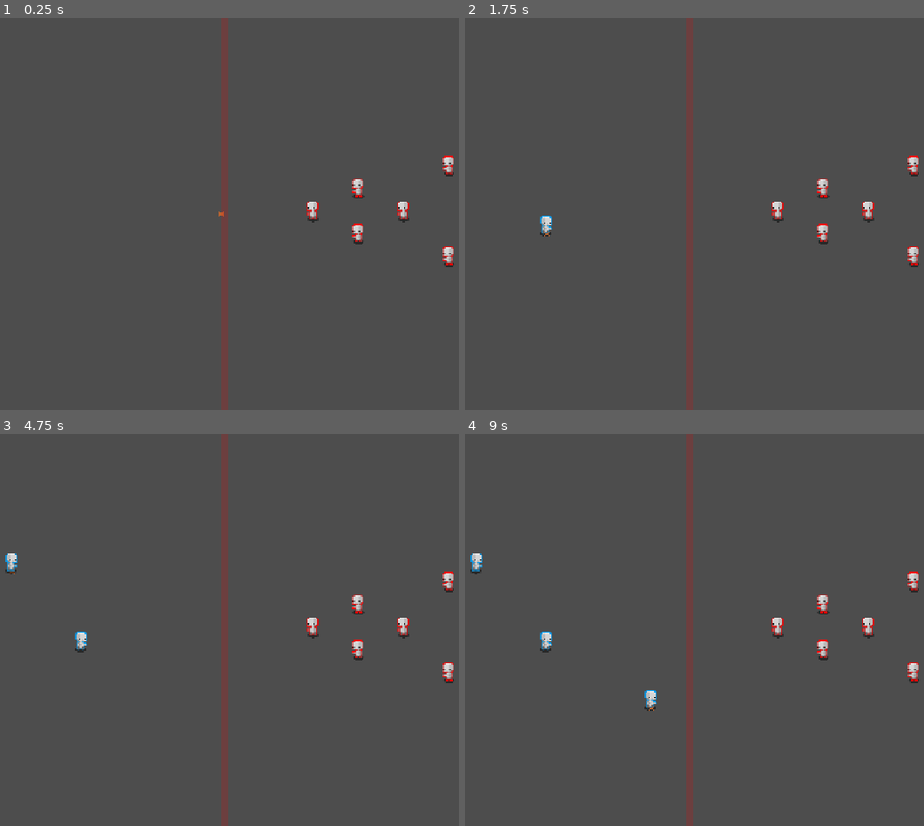
Above: before the commit, frames 1-4 (two rows, left to right).
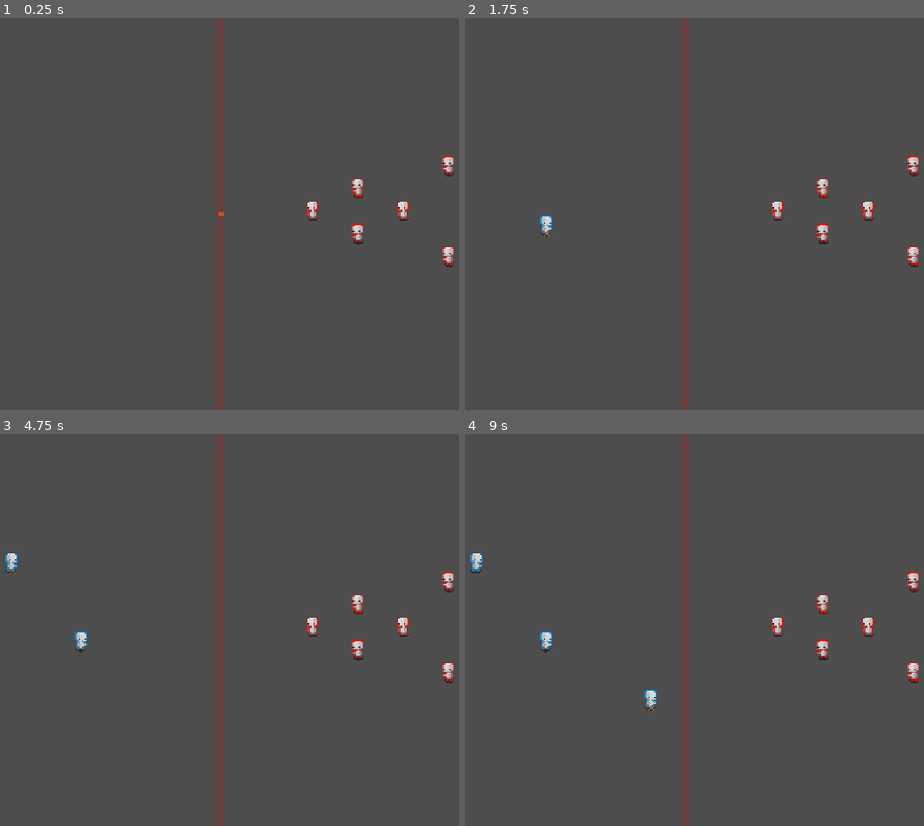
Above: after the commit, the same moments.

Repository: TagReaper/Eclipse-Jam
Game: Godot game, scene res://Levels/test_level.tscn
Same seed, same stepped clock (60 frames per second), same inputs: the game is played once before the commit and once after it.
Inputs (mouse positions are in pixels of both pictures, inside the frame that each line leads up to):
- Up to frame 1 (0.25 s): no input
- Up to frame 2 (1.75 s): tap Enter at 0.5 s; move the mouse to (841, 194) at 0.52 s; press the mouse at (841, 194) at 0.53 s; hold R (SpeedUp) 0.53-1.28 s; tap Space (Pause) at 1.25 s; move the mouse to (547, 233) at 1.27 s; release the mouse at (547, 233) at 1.28 s; tap Tab (End) at 1.35 s; click (547, 233) at 1.55 s
- Up to frame 3 (4.75 s): tap Enter at 2 s; move the mouse to (289, 543) at 2.02 s; hold Right mouse button (RemoveSummon) 2.03-2.78 s; hold R (SpeedUp) 2.03-3.53 s; click (289, 543) at 2.3 s; tap Space (Pause) at 2.75 s; move the mouse to (188, 708) at 2.77 s; click (188, 708) at 2.85 s; move the mouse to (431, 688) at 3.52 s; press the mouse at (431, 688) at 3.53 s; move the mouse to (13, 571) at 4.27 s; release the mouse at (13, 571) at 4.28 s; tap Tab (End) at 4.35 s; click (13, 571) at 4.55 s
- Up to frame 4 (9 s): tap Enter at 5 s; move the mouse to (722, 630) at 5.02 s; hold Right mouse button (RemoveSummon) 5.03-5.78 s; click (722, 630) at 5.3 s; tap Space (Pause) at 5.75 s; move the mouse to (579, 532) at 5.77 s; hold R (SpeedUp) 5.78-8.03 s; click (579, 532) at 5.85 s; move the mouse to (841, 610) at 6.52 s; press the mouse at (841, 610) at 6.53 s; move the mouse to (547, 649) at 7.27 s; release the mouse at (547, 649) at 7.28 s; tap Tab (End) at 7.35 s; click (547, 649) at 7.55 s; move the mouse to (754, 543) at 8.02 s; hold Right mouse button (RemoveSummon) 8.03-8.78 s; click (754, 543) at 8.3 s; move the mouse to (653, 708) at 8.77 s; click (653, 708) at 8.85 s

The runs differ from the first frame. In frame 1, 1.9% of the frame differs, in the area x 47-89%, y 0-100%; in frame 2, 1.9%; in frame 3, 1.9%; in frame 4, 1.9%, in the area x 2-89%, y 0-100%.

Commit message:
Fixed area overlap bug + Fixed Sprite Sheet Errors

Diff:
--- a/eclipse-game-jame-project/Components/mouse_follower.gd
+++ b/eclipse-game-jame-project/Components/mouse_follower.gd
@@ -65,32 +65,40 @@
 				if resources[cost[0]] < cost[1]:
 					print("Not Enough Resources to summon ", Unit.Name)
 				else:
+					var g_pos: Vector2 = global_position
+					if g_pos.x > get_parent().find_child("Boundary").position.x:
+						g_pos.x = get_parent().find_child("Boundary").position.x - 8
 					print("\nSummoning ", Global.Faction.find_key(selected_faction), " ", Unit.Name, ": ", cost[1], " ", cost[0], " used...")
 					resources[cost[0]] -= cost[1]
 					print("You now have ", resources[cost[0]], " ", cost[0], " remaining.")
 					var summon = selected_unit.instantiate()
 					summon.faction = Global.Faction.BLUE
-					summon.global_position = global_position + Vector2(0,-8)
+					summon.global_position = g_pos + Vector2(0,-8)
 					summon.name = "BLUE-" + Unit.Shorthand + "-" + str(summon_num)
 					summon.unit_id = Unit.ID
 					get_parent().find_child("Units", false, false).add_child(summon)
 					summon_num += 1
 					Cooldown.start(0.05)
 		else:
+			var g_pos: Vector2 = global_position
 			if !ZoneArea.has_overlapping_areas():
 				selected_faction = Global.Faction.BLUE
+				if g_pos.x > get_parent().find_child("Boundary").position.x:
+					g_pos.x = get_parent().find_child("Boundary").position.x - 8
 			elif ZoneArea.overlaps_area(RedArea):
 				selected_faction = Global.Faction.RED
+				if g_pos.x < get_parent().find_child("Boundary").position.x:
+					g_pos.x = get_parent().find_child("Boundary").position.x + 8
 			if !CollArea.has_overlapping_areas():
 				print("\nSummoning ", Global.Faction.find_key(selected_faction), " ", Unit.Name, ": No resources used...")
 				print("Sandbox mode is enabled.")
 				selected_unit = load(Unit.Path)
 				var summon = selected_unit.instantiate()
 				summon.faction = selected_faction
-				summon.global_position = global_position + Vector2(0,-8)
+				summon.global_position = g_pos + Vector2(0,-8)
 				summon.name = Global.Faction.find_key(selected_faction) + "-" + Unit.Shorthand + "-" + str(summon_num)
 				summon.unit_id = Unit.ID
-				get_parent().find_child("Units").add_child(summon)
+				get_parent().find_child("Units", false, false).add_child(summon)
 				summon_num += 1
 				Cooldown.start(0.05)
 
--- a/eclipse-game-jame-project/Entities/Units/basic_unit_test.tscn
+++ b/eclipse-game-jame-project/Entities/Units/basic_unit_test.tscn
@@ -20,7 +20,6 @@
 collision_layer = 0
 collision_mask = 27
 script = ExtResource("1_w7rph")
-UnitID = "BS1"
 speed = 15.0
 acceleration = 8.0
 max_health = 5.0
--- a/eclipse-game-jame-project/Levels/sandbox.tscn
+++ b/eclipse-game-jame-project/Levels/sandbox.tscn
@@ -2,24 +2,23 @@
 
 [ext_resource type="PackedScene" uid="uid://dyjgmurckaguh" path="res://Components/mouse_follower.tscn" id="1_fukds"]
 
-[sub_resource type="RectangleShape2D" id="RectangleShape2D_f1574"]
-size = Vector2(616, 879)
+[sub_resource type="RectangleShape2D" id="RectangleShape2D_7t7j1"]
+size = Vector2(659, 879)
 
 [node name="Test Lv 1" type="Node2D" unique_id=930342871]
 y_sort_enabled = true
 
-[node name="Boundary" type="Area2D" parent="." unique_id=1290196898]
-position = Vector2(-13, 0)
+[node name="Boundary" type="Area2D" parent="." unique_id=1874761743]
 collision_layer = 128
 collision_mask = 0
 
-[node name="CollisionShape2D" type="CollisionShape2D" parent="Boundary" unique_id=1861348549]
-position = Vector2(331, 0)
-shape = SubResource("RectangleShape2D_f1574")
+[node name="CollisionShape2D" type="CollisionShape2D" parent="Boundary" unique_id=1995367515]
+position = Vector2(333.5, 3)
+shape = SubResource("RectangleShape2D_7t7j1")
 debug_color = Color(0.69803923, 0.011764706, 0, 0.10980392)
 
-[node name="Line2D" type="Line2D" parent="Boundary" unique_id=1193593473]
-position = Vector2(38, -189)
+[node name="Line2D" type="Line2D" parent="Boundary" unique_id=1007479207]
+position = Vector2(19, -186)
 points = PackedVector2Array(-20, 575, -20, -188)
 default_color = Color(1, 0, 0, 0.1764706)
 
@@ -40,3 +39,5 @@
 y_sort_enabled = true
 
 [node name="Camera2D" type="Camera2D" parent="." unique_id=171207175]
+position = Vector2(2, 0)
+zoom = Vector2(1.3, 1.3)
--- a/eclipse-game-jame-project/Levels/test_level.tscn
+++ b/eclipse-game-jame-project/Levels/test_level.tscn
@@ -10,17 +10,16 @@
 y_sort_enabled = true
 
 [node name="Boundary" type="Area2D" parent="." unique_id=1290196898]
-position = Vector2(-13, 0)
 collision_layer = 128
 collision_mask = 0
 
 [node name="CollisionShape2D" type="CollisionShape2D" parent="Boundary" unique_id=1861348549]
-position = Vector2(331, 0)
+position = Vector2(312, 3)
 shape = SubResource("RectangleShape2D_f1574")
 debug_color = Color(0.69803923, 0.011764706, 0, 0.10980392)
 
 [node name="Line2D" type="Line2D" parent="Boundary" unique_id=1193593473]
-position = Vector2(38, -189)
+position = Vector2(19, -186)
 points = PackedVector2Array(-20, 575, -20, -188)
 default_color = Color(1, 0, 0, 0.1764706)
 
Binary file changed: eclipse-game-jame-project/Assets/Art/Units/BasicSkeleton/Skeleton_01-Sheet.png
Binary file changed: eclipse-game-jame-project/Assets/Art/Units/BasicSkeleton/Skeleton_04-Sheet.png
Binary file changed: eclipse-game-jame-project/Assets/Art/Units/BasicSkeleton/Skeleton_05-Sheet.png
Binary file changed: eclipse-game-jame-project/Assets/Art/Units/Shadow.png
